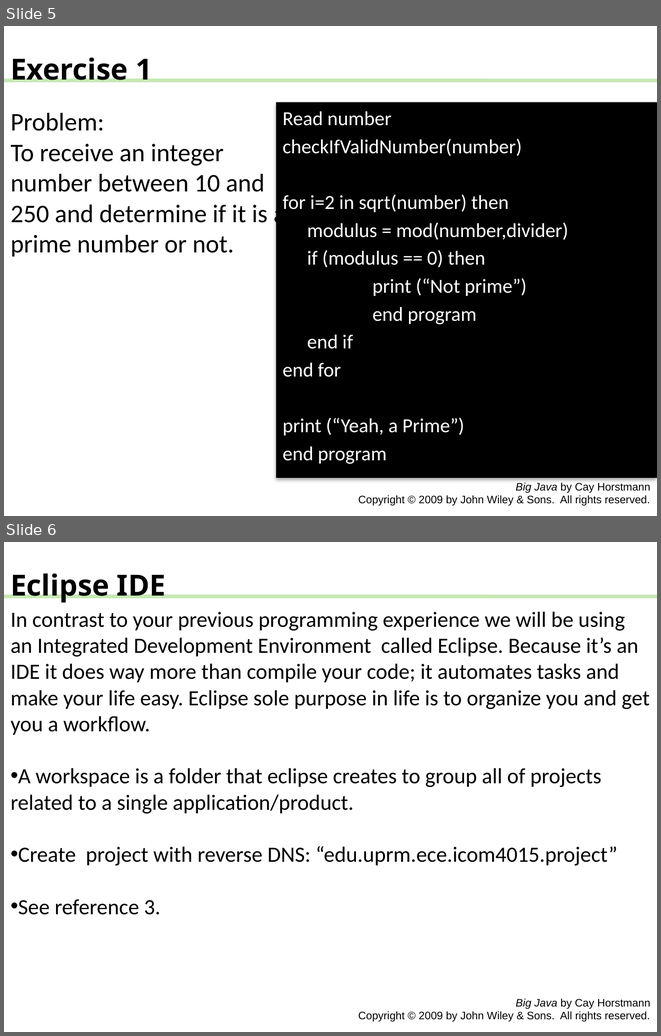
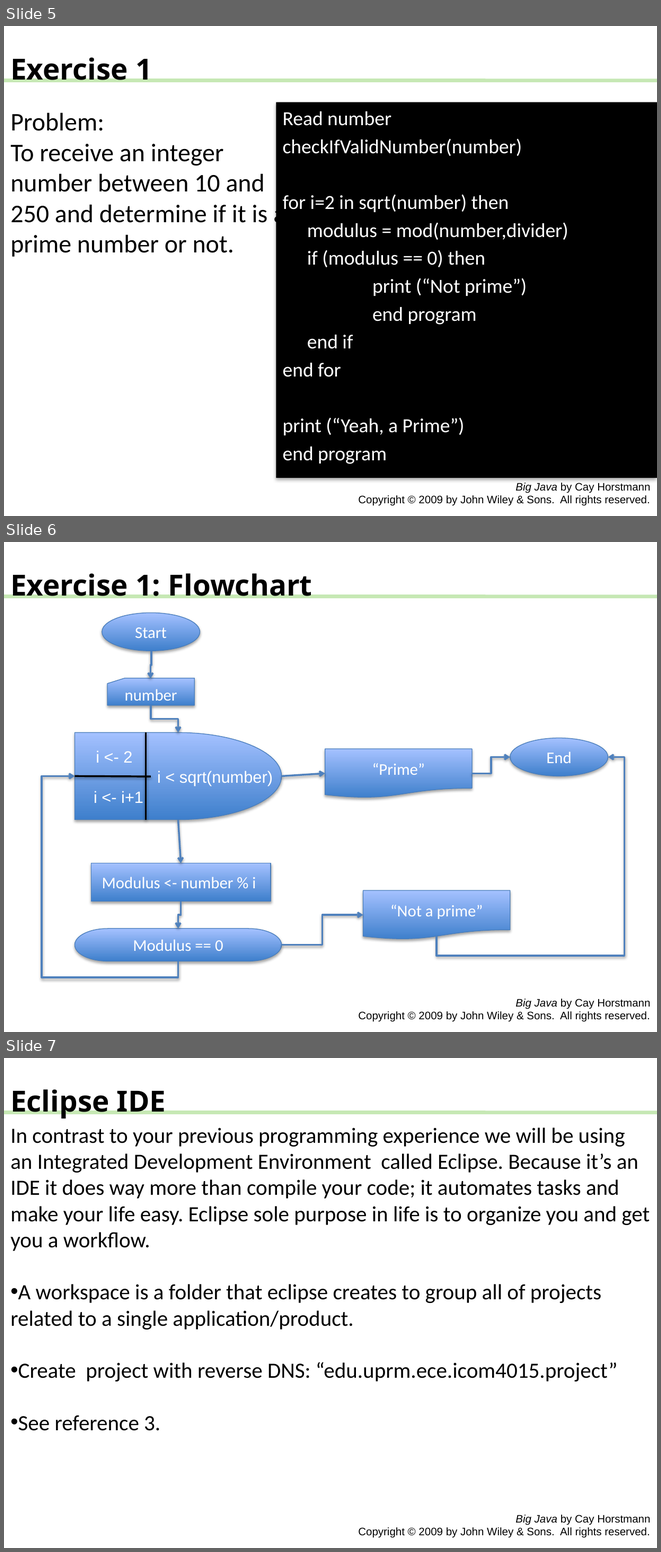
Before and after one commit to Apo45ty/ICOM4015LABS, a slide deck: Laboratory_01/presentation.pptx. Shown one above the other, each under a label of ours: slides 5 and 6 before the commit, slides 5, 6 and 7 after it. The pictures are 661x1036 and 661x1552 pixels, drawn with LibreOffice and Linux fonts; fonts in the diff are those of the drawing. Boxes give left, top, right and bottom in pixels: in the first picture for what was removed or moved away, otherwise in the second. Text is boxed around its words. In the diff, an @@ line names an element or a change of style, - is before the commit and + after.

Commit message:
Added more C files

```diff
--- a/Laboratory_01/presentation.pptx
+++ b/Laboratory_01/presentation.pptx
@@ slide 6 added at (x1=4, y1=542, x2=657, y2=1032), background #FFFFFF; not listed: 2 template elements that a slide beside it also shows @@
@@ text added at (x1=10, y1=573, x2=312, y2=598), 32 pt, text #000000, bold @@
+Exercise 1: Flowchart
@@ ellipse added at (x1=102, y1=612, x2=200, y2=651), fill gradient #3F80CE to #A4C4FF, outline #4B7EBC 0.75 pt, 18 pt, text #FFFFFF @@
+Start
@@ elbow arrow added from (151, 651) to (150, 678), #4F81BD 2 pt @@
@@ flow chart punched card added at (x1=107, y1=678, x2=194, y2=705), fill gradient #3F80CE to #A4C4FF, outline #4B7EBC 0.75 pt, 18 pt, text #FFFFFF @@
+number
@@ elbow arrow added from (151, 705) to (178, 733), #4F81BD 2 pt @@
@@ group added at (x1=74, y1=733, x2=282, y2=820): 3 texts, 2 lines, 1 flow chart delay @@
+i <- 2
+i <- i+1
+i < sqrt(number)
@@ ellipse added at (x1=510, y1=738, x2=608, y2=776), fill gradient #3F80CE to #A4C4FF, outline #4B7EBC 0.75 pt, 18 pt, text #FFFFFF @@
+End
@@ flow chart document added at (x1=325, y1=749, x2=472, y2=798), fill gradient #3F80CE to #A4C4FF, outline #4B7EBC 0.75 pt, 18 pt, text #FFFFFF @@
+“Prime”
@@ elbow arrow added from (436, 936) to (608, 757), #4F81BD 2 pt @@
@@ elbow arrow added from (472, 773) to (510, 757), #4F81BD 2 pt @@
@@ elbow arrow added from (178, 961) to (74, 776), #4F81BD 2 pt @@
@@ arrow added from (282, 776) to (325, 773), #4F81BD 2 pt @@
@@ arrow added from (178, 820) to (181, 863), #4F81BD 2 pt @@
@@ rectangle added at (x1=91, y1=863, x2=271, y2=901), fill gradient #3F80CE to #A4C4FF, outline #4B7EBC 0.75 pt, 18 pt, text #FFFFFF @@
+Modulus <- number % i
@@ flow chart document added at (x1=363, y1=890, x2=510, y2=939), fill gradient #3F80CE to #A4C4FF, outline #4B7EBC 0.75 pt, 18 pt, text #FFFFFF @@
+“Not a prime”
@@ elbow arrow added from (181, 901) to (178, 928), #4F81BD 2 pt @@
@@ elbow arrow added from (282, 945) to (363, 915), #4F81BD 2 pt @@
@@ pill shape added at (x1=74, y1=928, x2=282, y2=961), fill gradient #3F80CE to #A4C4FF, outline #4B7EBC 0.75 pt, 18 pt, text #FFFFFF @@
+Modulus == 0
@@ what was slide 6 is now slide 7 @@
```
